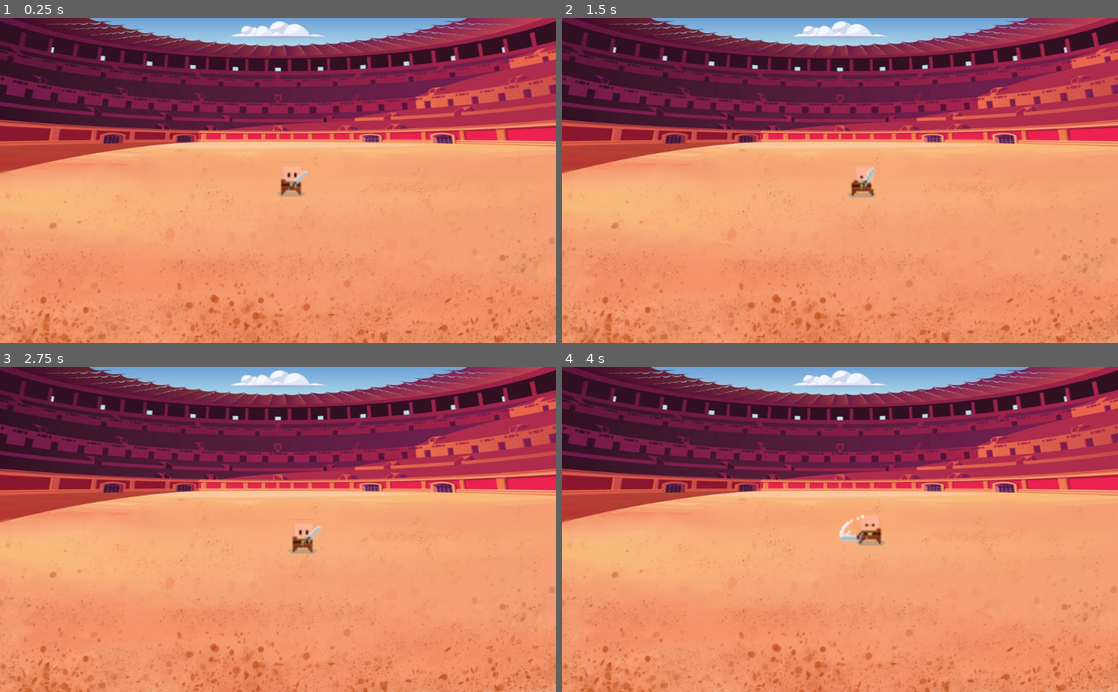
Above: before the commit, frames 1-4 (two rows, left to right).
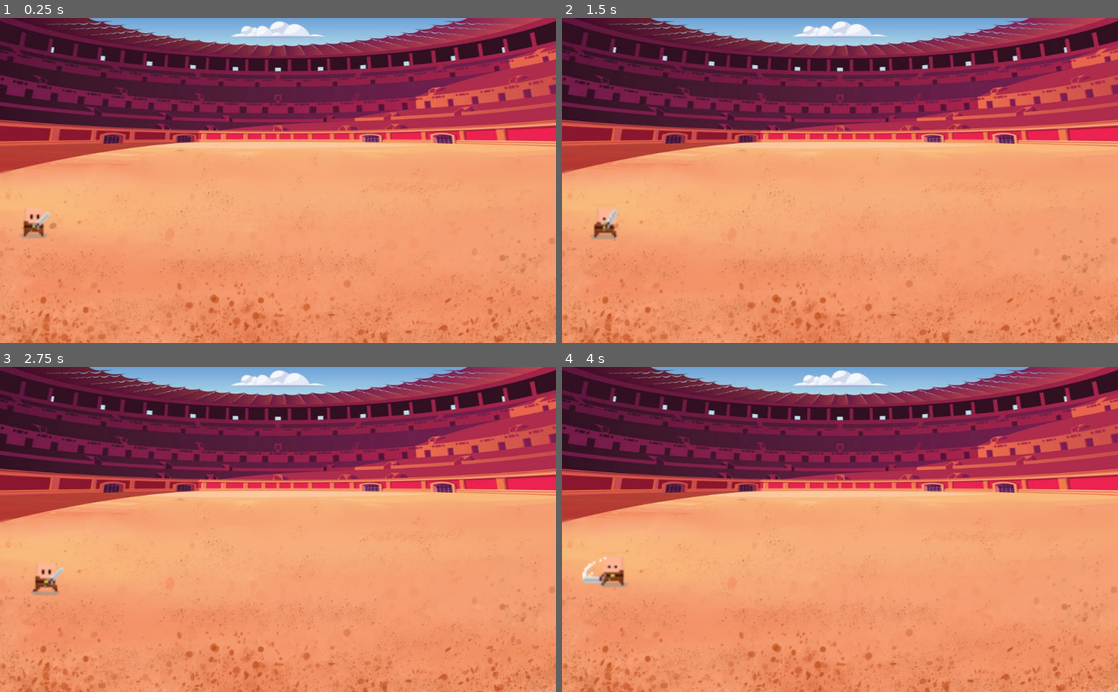
Above: after the commit, the same moments.

Repository: woliveira82/godot-arena
Game: Godot game, scene res://src/game/Arena.tscn
The game is run twice, just before and just after one commit, with the same random seed, the same clock (stepped at 60 frames per second) and the same inputs.
Inputs:
- Up to frame 1 (0.25 s): no input
- Up to frame 2 (1.5 s): tap Enter at 0.5 s; hold Right (ui_right) 0.53-1.28 s; tap Space (attack) at 0.6, 1.35 s; hold Down (ui_down) from 1.28 s (still down)
- Up to frame 3 (2.75 s): release Down (ui_down) at 2.03 s; hold Right (ui_right) from 2.03 s (still down); tap Space (attack) at 2.1 s
- Up to frame 4 (4 s): release Right (ui_right) at 2.78 s; hold Up (ui_up) 2.78-3.53 s; tap Space (attack) at 2.85, 3.6 s; hold Left (ui_left) from 3.53 s (still down)

The runs differ from the first frame. In frame 1, 0.7% of the frame differs, in the area x 3-56%, y 45-68%; in frame 2, 0.6%; in frame 3, 0.7%; in frame 4, 0.9%, in the area x 3-59%, y 45-68%.

Commit message:
feat: add new character sprites

Diff:
--- a/src/game/Arena.tscn
+++ b/src/game/Arena.tscn
@@ -14,10 +14,8 @@
 texture = ExtResource( 1 )
 centered = false
 
-[node name="Area2D" type="Area2D" parent="."]
-visible = false
-
 [node name="Player" parent="." instance=ExtResource( 2 )]
+position = Vector2( 64, 375 )
 
 [node name="Bleachers" type="StaticBody2D" parent="."]
 
--- a/src/game/scene/Player.tscn
+++ b/src/game/scene/Player.tscn
@@ -1,7 +1,7 @@
 [gd_scene load_steps=14 format=2]
 
 [ext_resource path="res://src/game/Player.gd" type="Script" id=1]
-[ext_resource path="res://assets/images/character.png" type="Texture" id=2]
+[ext_resource path="res://assets/images/White.png" type="Texture" id=2]
 [ext_resource path="res://assets/images/sword.png" type="Texture" id=3]
 
 [sub_resource type="CapsuleShape2D" id=15]
@@ -47,7 +47,7 @@
 "values": [ false ]
 }
 tracks/3/type = "value"
-tracks/3/path = NodePath("SwordSprite:frame")
+tracks/3/path = NodePath("WeaponSprite:frame")
 tracks/3/interp = 1
 tracks/3/loop_wrap = true
 tracks/3/imported = false
@@ -59,7 +59,7 @@
 "values": [ 0 ]
 }
 tracks/4/type = "value"
-tracks/4/path = NodePath("SwordSprite:position")
+tracks/4/path = NodePath("WeaponSprite:position")
 tracks/4/interp = 1
 tracks/4/loop_wrap = true
 tracks/4/imported = false
@@ -71,7 +71,7 @@
 "values": [ Vector2( -16, 6 ) ]
 }
 tracks/5/type = "value"
-tracks/5/path = NodePath("SwordSprite:flip_h")
+tracks/5/path = NodePath("WeaponSprite:flip_h")
 tracks/5/interp = 1
 tracks/5/loop_wrap = true
 tracks/5/imported = false
@@ -81,6 +81,18 @@
 "transitions": PoolRealArray( 1 ),
 "update": 0,
 "values": [ true ]
+}
+tracks/6/type = "value"
+tracks/6/path = NodePath("CollisionShape2D:position")
+tracks/6/interp = 1
+tracks/6/loop_wrap = true
+tracks/6/imported = false
+tracks/6/enabled = true
+tracks/6/keys = {
+"times": PoolRealArray( 0 ),
+"transitions": PoolRealArray( 1 ),
+"update": 0,
+"values": [ Vector2( 2, 28 ) ]
 }
 
 [sub_resource type="Animation" id=14]
@@ -96,7 +108,7 @@
 "times": PoolRealArray( 0, 0.1, 0.3, 0.4 ),
 "transitions": PoolRealArray( 1, 1, 1, 1 ),
 "update": 1,
-"values": [ 21, 22, 24, 25 ]
+"values": [ 14, 15, 16, 0 ]
 }
 tracks/1/type = "value"
 tracks/1/path = NodePath("Sprite:flip_h")
@@ -125,7 +137,7 @@
 } ]
 }
 tracks/3/type = "value"
-tracks/3/path = NodePath("SwordSprite:position")
+tracks/3/path = NodePath("WeaponSprite:position")
 tracks/3/interp = 1
 tracks/3/loop_wrap = true
 tracks/3/imported = false
@@ -137,7 +149,7 @@
 "values": [ Vector2( -24, 4 ) ]
 }
 tracks/4/type = "value"
-tracks/4/path = NodePath("SwordSprite:flip_h")
+tracks/4/path = NodePath("WeaponSprite:flip_h")
 tracks/4/interp = 1
 tracks/4/loop_wrap = true
 tracks/4/imported = false
@@ -149,7 +161,7 @@
 "values": [ true ]
 }
 tracks/5/type = "value"
-tracks/5/path = NodePath("SwordSprite:frame")
+tracks/5/path = NodePath("WeaponSprite:frame")
 tracks/5/interp = 1
 tracks/5/loop_wrap = true
 tracks/5/imported = false
@@ -159,6 +171,18 @@
 "transitions": PoolRealArray( 1, 1, 1 ),
 "update": 1,
 "values": [ 4, 5, 4 ]
+}
+tracks/6/type = "value"
+tracks/6/path = NodePath("CollisionShape2D:position")
+tracks/6/interp = 1
+tracks/6/loop_wrap = true
+tracks/6/imported = false
+tracks/6/enabled = true
+tracks/6/keys = {
+"times": PoolRealArray( 0 ),
+"transitions": PoolRealArray( 1 ),
+"update": 0,
+"values": [ Vector2( 2, 28 ) ]
 }
 
 [sub_resource type="Animation" id=13]
@@ -174,7 +198,7 @@
 "times": PoolRealArray( 0, 0.1, 0.3, 0.4 ),
 "transitions": PoolRealArray( 1, 1, 1, 1 ),
 "update": 1,
-"values": [ 21, 22, 24, 25 ]
+"values": [ 14, 15, 16, 0 ]
 }
 tracks/1/type = "value"
 tracks/1/path = NodePath("Sprite:flip_h")
@@ -203,7 +227,7 @@
 } ]
 }
 tracks/3/type = "value"
-tracks/3/path = NodePath("SwordSprite:flip_h")
+tracks/3/path = NodePath("WeaponSprite:flip_h")
 tracks/3/interp = 1
 tracks/3/loop_wrap = true
 tracks/3/imported = false
@@ -215,7 +239,7 @@
 "values": [ false ]
 }
 tracks/4/type = "value"
-tracks/4/path = NodePath("SwordSprite:position")
+tracks/4/path = NodePath("WeaponSprite:position")
 tracks/4/interp = 1
 tracks/4/loop_wrap = true
 tracks/4/imported = false
@@ -227,7 +251,7 @@
 "values": [ Vector2( 24, 4 ) ]
 }
 tracks/5/type = "value"
-tracks/5/path = NodePath("SwordSprite:frame")
+tracks/5/path = NodePath("WeaponSprite:frame")
 tracks/5/interp = 1
 tracks/5/loop_wrap = true
 tracks/5/imported = false
@@ -237,6 +261,18 @@
 "transitions": PoolRealArray( 1, 1, 1 ),
 "update": 1,
 "values": [ 4, 5, 4 ]
+}
+tracks/6/type = "value"
+tracks/6/path = NodePath("CollisionShape2D:position")
+tracks/6/interp = 1
+tracks/6/loop_wrap = true
+tracks/6/imported = false
+tracks/6/enabled = true
+tracks/6/keys = {
+"times": PoolRealArray( 0 ),
+"transitions": PoolRealArray( 1 ),
+"update": 0,
+"values": [ Vector2( -2, 28 ) ]
 }
 
 [sub_resource type="Animation" id=12]
@@ -253,7 +289,7 @@
 "times": PoolRealArray( 0, 0.5, 1.5 ),
 "transitions": PoolRealArray( 1, 1, 1 ),
 "update": 1,
-"values": [ 17, 18, 17 ]
+"values": [ 0, 6, 0 ]
 }
 tracks/1/type = "value"
 tracks/1/path = NodePath("Sprite:flip_h")
@@ -268,7 +304,7 @@
 "values": [ true ]
 }
 tracks/2/type = "value"
-tracks/2/path = NodePath("SwordSprite:position")
+tracks/2/path = NodePath("WeaponSprite:position")
 tracks/2/interp = 1
 tracks/2/loop_wrap = true
 tracks/2/imported = false
@@ -280,7 +316,7 @@
 "values": [ Vector2( -24, 4 ) ]
 }
 tracks/3/type = "value"
-tracks/3/path = NodePath("SwordSprite:flip_h")
+tracks/3/path = NodePath("WeaponSprite:flip_h")
 tracks/3/interp = 1
 tracks/3/loop_wrap = true
 tracks/3/imported = false
@@ -292,7 +328,7 @@
 "values": [ true ]
 }
 tracks/4/type = "value"
-tracks/4/path = NodePath("SwordSprite:frame")
+tracks/4/path = NodePath("WeaponSprite:frame")
 tracks/4/interp = 1
 tracks/4/loop_wrap = true
 tracks/4/imported = false
@@ -302,6 +338,18 @@
 "transitions": PoolRealArray( 1, 1 ),
 "update": 1,
 "values": [ 0, 4 ]
+}
+tracks/5/type = "value"
+tracks/5/path = NodePath("CollisionShape2D:position")
+tracks/5/interp = 1
+tracks/5/loop_wrap = true
+tracks/5/imported = false
+tracks/5/enabled = true
+tracks/5/keys = {
+"times": PoolRealArray( 0 ),
+"transitions": PoolRealArray( 1 ),
+"update": 0,
+"values": [ Vector2( 2, 28 ) ]
 }
 
 [sub_resource type="Animation" id=11]
@@ -314,10 +362,10 @@
 tracks/0/imported = false
 tracks/0/enabled = true
 tracks/0/keys = {
-"times": PoolRealArray( 0, 0.6, 0.7, 0.8, 0.9, 1, 1.1, 1.2, 1.3 ),
-"transitions": PoolRealArray( 1, 1, 1, 1, 1, 1, 1, 1, 1 ),
-"update": 1,
-"values": [ 7, 6, 5, 4, 3, 4, 5, 6, 7 ]
+"times": PoolRealArray( 0, 0.6, 0.7, 0.8, 0.9, 1, 1.1, 1.2, 1.3, 1.4, 1.5 ),
+"transitions": PoolRealArray( 1, 1, 1, 1, 1, 1, 1, 1, 1, 1, 1 ),
+"update": 1,
+"values": [ 0, 1, 2, 3, 4, 5, 4, 3, 2, 1, 0 ]
 }
 tracks/1/type = "value"
 tracks/1/path = NodePath("Sprite:flip_h")
@@ -344,7 +392,7 @@
 "values": [ false ]
 }
 tracks/3/type = "value"
-tracks/3/path = NodePath("SwordSprite:flip_h")
+tracks/3/path = NodePath("WeaponSprite:flip_h")
 tracks/3/interp = 1
 tracks/3/loop_wrap = true
 tracks/3/imported = false
@@ -356,7 +404,7 @@
 "values": [ true ]
 }
 tracks/4/type = "value"
-tracks/4/path = NodePath("SwordSprite:position")
+tracks/4/path = NodePath("WeaponSprite:position")
 tracks/4/interp = 1
 tracks/4/loop_wrap = true
 tracks/4/imported = false
@@ -368,7 +416,7 @@
 "values": [ Vector2( -24, 4 ) ]
 }
 tracks/5/type = "value"
-tracks/5/path = NodePath("SwordSprite:frame")
+tracks/5/path = NodePath("WeaponSprite:frame")
 tracks/5/interp = 1
 tracks/5/loop_wrap = true
 tracks/5/imported = false
@@ -378,6 +426,18 @@
 "transitions": PoolRealArray( 1, 1, 1 ),
 "update": 1,
 "values": [ 0, 1, 0 ]
+}
+tracks/6/type = "value"
+tracks/6/path = NodePath("CollisionShape2D:position")
+tracks/6/interp = 1
+tracks/6/loop_wrap = true
+tracks/6/imported = false
+tracks/6/enabled = true
+tracks/6/keys = {
+"times": PoolRealArray( 0 ),
+"transitions": PoolRealArray( 1 ),
+"update": 0,
+"values": [ Vector2( 2, 28 ) ]
 }
 
 [sub_resource type="Animation" id=5]
@@ -394,7 +454,7 @@
 "times": PoolRealArray( 0, 0.5, 1.5 ),
 "transitions": PoolRealArray( 1, 1, 1 ),
 "update": 1,
-"values": [ 17, 18, 17 ]
+"values": [ 0, 6, 0 ]
 }
 tracks/1/type = "value"
 tracks/1/path = NodePath("Sprite:flip_h")
@@ -409,7 +469,7 @@
 "values": [ false ]
 }
 tracks/2/type = "value"
-tracks/2/path = NodePath("SwordSprite:flip_h")
+tracks/2/path = NodePath("WeaponSprite:flip_h")
 tracks/2/interp = 1
 tracks/2/loop_wrap = true
 tracks/2/imported = false
@@ -421,7 +481,7 @@
 "values": [ false ]
 }
 tracks/3/type = "value"
-tracks/3/path = NodePath("SwordSprite:position")
+tracks/3/path = NodePath("WeaponSprite:position")
 tracks/3/interp = 1
 tracks/3/loop_wrap = true
 tracks/3/imported = false
@@ -433,7 +493,7 @@
 "values": [ Vector2( 24, 4 ) ]
 }
 tracks/4/type = "value"
-tracks/4/path = NodePath("SwordSprite:frame")
+tracks/4/path = NodePath("WeaponSprite:frame")
 tracks/4/interp = 1
 tracks/4/loop_wrap = true
 tracks/4/imported = false
@@ -443,6 +503,18 @@
 "transitions": PoolRealArray( 1, 1 ),
 "update": 1,
 "values": [ 0, 4 ]
+}
+tracks/5/type = "value"
+tracks/5/path = NodePath("CollisionShape2D:position")
+tracks/5/interp = 1
+tracks/5/loop_wrap = true
+tracks/5/imported = false
+tracks/5/enabled = true
+tracks/5/keys = {
+"times": PoolRealArray( 0 ),
+"transitions": PoolRealArray( 1 ),
+"update": 0,
+"values": [ Vector2( -2, 28 ) ]
 }
 
 [sub_resource type="Animation" id=2]
@@ -456,10 +528,10 @@
 tracks/0/imported = false
 tracks/0/enabled = true
 tracks/0/keys = {
-"times": PoolRealArray( 0, 0.6, 0.7, 0.8, 0.9, 1, 1.1, 1.2, 1.3 ),
-"transitions": PoolRealArray( 1, 1, 1, 1, 1, 1, 1, 1, 1 ),
-"update": 1,
-"values": [ 7, 6, 5, 4, 3, 4, 5, 6, 7 ]
+"times": PoolRealArray( 0, 0.6, 0.7, 0.8, 0.9, 1, 1.1, 1.2, 1.3, 1.4, 1.5 ),
+"transitions": PoolRealArray( 1, 1, 1, 1, 1, 1, 1, 1, 1, 1, 1 ),
+"update": 1,
+"values": [ 0, 1, 2, 3, 4, 5, 4, 3, 2, 1, 0 ]
 }
 tracks/1/type = "value"
 tracks/1/path = NodePath("Sprite:flip_h")
@@ -486,7 +558,7 @@
 "values": [ false ]
 }
 tracks/3/type = "value"
-tracks/3/path = NodePath("SwordSprite:position")
+tracks/3/path = NodePath("WeaponSprite:position")
 tracks/3/interp = 1
 tracks/3/loop_wrap = true
 tracks/3/imported = false
@@ -498,7 +570,7 @@
 "values": [ Vector2( 24, 4 ) ]
 }
 tracks/4/type = "value"
-tracks/4/path = NodePath("SwordSprite:flip_h")
+tracks/4/path = NodePath("WeaponSprite:flip_h")
 tracks/4/interp = 1
 tracks/4/loop_wrap = true
 tracks/4/imported = false
@@ -510,7 +582,7 @@
 "values": [ false ]
 }
 tracks/5/type = "value"
-tracks/5/path = NodePath("SwordSprite:frame")
+tracks/5/path = NodePath("WeaponSprite:frame")
 tracks/5/interp = 1
 tracks/5/loop_wrap = true
 tracks/5/imported = false
@@ -520,6 +592,18 @@
 "transitions": PoolRealArray( 1, 1, 1 ),
 "update": 1,
 "values": [ 0, 1, 0 ]
+}
+tracks/6/type = "value"
+tracks/6/path = NodePath("CollisionShape2D:position")
+tracks/6/interp = 1
+tracks/6/loop_wrap = true
+tracks/6/imported = false
+tracks/6/enabled = true
+tracks/6/keys = {
+"times": PoolRealArray( 0 ),
+"transitions": PoolRealArray( 1 ),
+"update": 0,
+"values": [ Vector2( -2, 28 ) ]
 }
 
 [sub_resource type="Animation" id=10]
@@ -533,10 +617,10 @@
 tracks/0/imported = false
 tracks/0/enabled = true
 tracks/0/keys = {
-"times": PoolRealArray( 0, 0.1, 0.2, 0.3, 0.4, 0.5, 0.6, 0.7, 0.8, 0.9, 1 ),
-"transitions": PoolRealArray( 1, 1, 1, 1, 1, 1, 1, 1, 1, 1, 1 ),
-"update": 1,
-"values": [ 8, 9, 10, 11, 12, 13, 14, 15, 16, 17, 18 ]
+"times": PoolRealArray( 0, 0.1, 0.2, 0.3, 0.4, 0.5, 0.6, 0.7 ),
+"transitions": PoolRealArray( 1, 1, 1, 1, 1, 1, 1, 1 ),
+"update": 1,
+"values": [ 0, 7, 8, 9, 10, 11, 12, 13 ]
 }
 tracks/1/type = "value"
 tracks/1/path = NodePath("Sprite:flip_h")
@@ -551,7 +635,7 @@
 "values": [ true ]
 }
 tracks/2/type = "value"
-tracks/2/path = NodePath("SwordSprite:frame")
+tracks/2/path = NodePath("WeaponSprite:frame")
 tracks/2/interp = 1
 tracks/2/loop_wrap = true
 tracks/2/imported = false
@@ -563,7 +647,7 @@
 "values": [ 1, 2, 1, 0 ]
 }
 tracks/3/type = "value"
-tracks/3/path = NodePath("SwordSprite:position")
+tracks/3/path = NodePath("WeaponSprite:position")
 tracks/3/interp = 1
 tracks/3/loop_wrap = true
 tracks/3/imported = false
@@ -575,7 +659,7 @@
 "values": [ Vector2( -24, 4 ) ]
 }
 tracks/4/type = "value"
-tracks/4/path = NodePath("SwordSprite:flip_h")
+tracks/4/path = NodePath("WeaponSprite:flip_h")
 tracks/4/interp = 1
 tracks/4/loop_wrap = true
 tracks/4/imported = false
@@ -585,6 +669,18 @@
 "transitions": PoolRealArray( 1 ),
 "update": 1,
 "values": [ true ]
+}
+tracks/5/type = "value"
+tracks/5/path = NodePath("CollisionShape2D:position")
+tracks/5/interp = 1
+tracks/5/loop_wrap = true
+tracks/5/imported = false
+tracks/5/enabled = true
+tracks/5/keys = {
+"times": PoolRealArray( 0 ),
+"transitions": PoolRealArray( 1 ),
+"update": 0,
+"values": [ Vector2( 2, 28 ) ]
 }
 
 [sub_resource type="Animation" id=9]
@@ -598,10 +694,10 @@
 tracks/0/imported = false
 tracks/0/enabled = true
 tracks/0/keys = {
-"times": PoolRealArray( 0, 0.1, 0.2, 0.3, 0.4, 0.5, 0.6, 0.7, 0.8, 0.9, 1 ),
-"transitions": PoolRealArray( 1, 1, 1, 1, 1, 1, 1, 1, 1, 1, 1 ),
-"update": 1,
-"values": [ 8, 9, 10, 11, 12, 13, 14, 15, 16, 17, 18 ]
+"times": PoolRealArray( 0, 0.1, 0.2, 0.3, 0.4, 0.5, 0.6, 0.7 ),
+"transitions": PoolRealArray( 1, 1, 1, 1, 1, 1, 1, 1 ),
+"update": 1,
+"values": [ 0, 7, 8, 9, 10, 11, 12, 13 ]
 }
 tracks/1/type = "value"
 tracks/1/path = NodePath("Sprite:flip_h")
@@ -616,7 +712,7 @@
 "values": [ false ]
 }
 tracks/2/type = "value"
-tracks/2/path = NodePath("SwordSprite:frame")
+tracks/2/path = NodePath("WeaponSprite:frame")
 tracks/2/interp = 1
 tracks/2/loop_wrap = true
 tracks/2/imported = false
@@ -628,7 +724,7 @@
 "values": [ 1, 2, 1, 0 ]
 }
 tracks/3/type = "value"
-tracks/3/path = NodePath("SwordSprite:flip_h")
+tracks/3/path = NodePath("WeaponSprite:flip_h")
 tracks/3/interp = 1
 tracks/3/loop_wrap = true
 tracks/3/imported = false
@@ -640,7 +736,7 @@
 "values": [ false ]
 }
 tracks/4/type = "value"
-tracks/4/path = NodePath("SwordSprite:position")
+tracks/4/path = NodePath("WeaponSprite:position")
 tracks/4/interp = 1
 tracks/4/loop_wrap = true
 tracks/4/imported = false
@@ -650,6 +746,18 @@
 "transitions": PoolRealArray( 1 ),
 "update": 0,
 "values": [ Vector2( 24, 4 ) ]
+}
+tracks/5/type = "value"
+tracks/5/path = NodePath("CollisionShape2D:position")
+tracks/5/interp = 1
+tracks/5/loop_wrap = true
+tracks/5/imported = false
+tracks/5/enabled = true
+tracks/5/keys = {
+"times": PoolRealArray( 0 ),
+"transitions": PoolRealArray( 1 ),
+"update": 0,
+"values": [ Vector2( -2, 28 ) ]
 }
 
 [node name="Player" type="KinematicBody2D"]
@@ -663,7 +771,7 @@
 vframes = 4
 frame = 17
 
-[node name="SwordSprite" type="Sprite" parent="."]
+[node name="WeaponSprite" type="Sprite" parent="."]
 position = Vector2( -16, 6 )
 scale = Vector2( 4, 4 )
 texture = ExtResource( 3 )
@@ -671,7 +779,7 @@
 hframes = 7
 
 [node name="CollisionShape2D" type="CollisionShape2D" parent="."]
-position = Vector2( -2, 28 )
+position = Vector2( 2, 28 )
 rotation = 1.5708
 shape = SubResource( 15 )
 
Binary file added: assets/images/Black.png
Binary file added: assets/images/Dark.png
Binary file added: assets/images/Elf.png
Binary file added: assets/images/Gray.png
Binary file added: assets/images/Hearts.png
Binary file added: assets/images/Orc.png
Binary file added: assets/images/Weapons.png
Binary file added: assets/images/White.png
